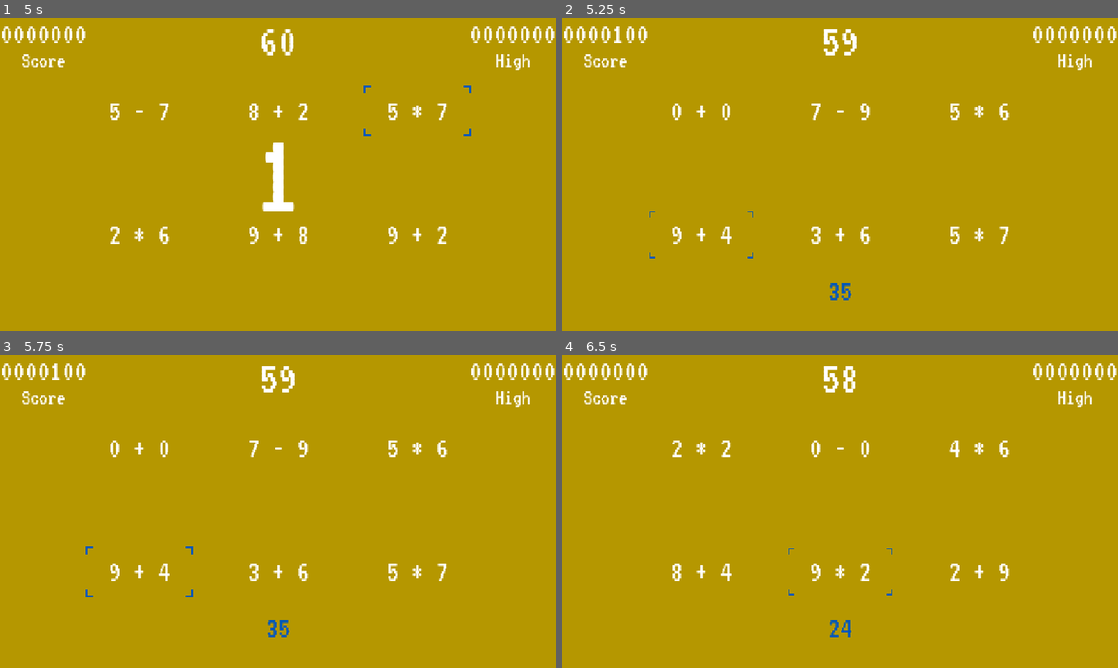
Above: before the commit, frames 1-4 (two rows, left to right).
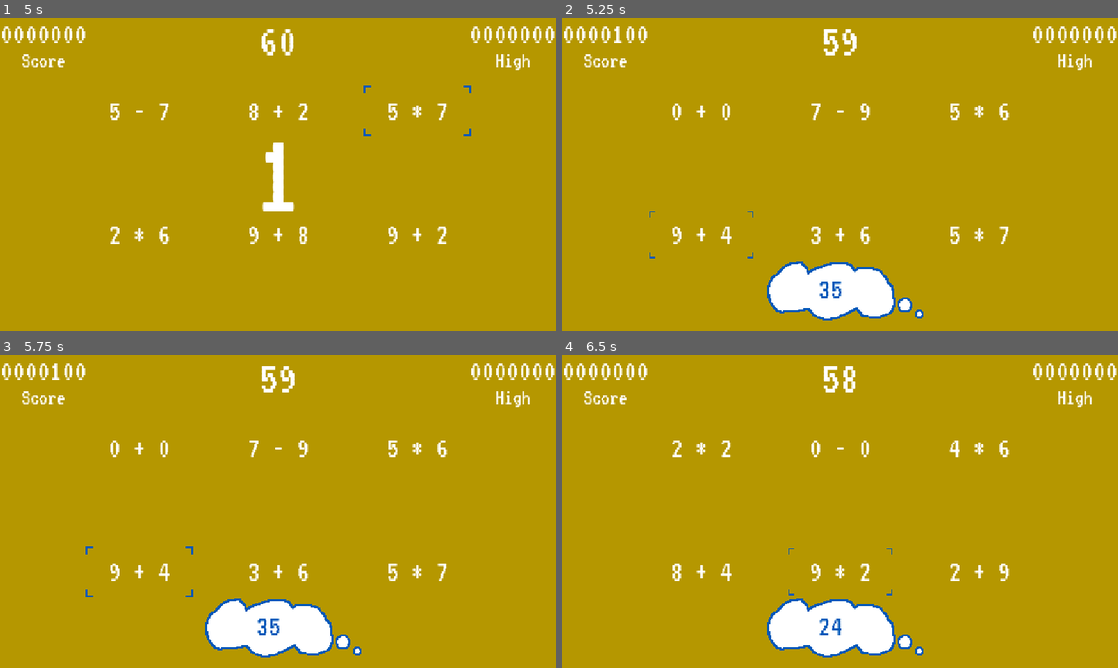
Above: after the commit, the same moments.

Repository: sdepouw/mathematics-and-cheese
Game: Godot game, scene res://Scenes/Root/root.tscn
Same seed, same stepped clock (60 frames per second), same inputs: the game is played once before the commit and once after it.
Inputs (mouse positions are in pixels of both pictures, inside the frame that each line leads up to):
- Up to frame 1 (5 s): tap Enter at 0.5 s; move the mouse to (400, 158) at 0.52 s; hold D (move_right) 0.53-1.28 s; tap Space (confirm) at 0.6, 1.25, 1.35, 2.75, 2.85, 3.5, 3.6, 4.35 s; click (400, 158) at 0.67 s; move the mouse to (166, 190) at 1.27 s; hold S (move_down) 1.28-2 s; click "Start Game" at 2 s; move the mouse to (139, 111) at 2.77 s; hold D (move_right) 2.78-3.53 s; click (139, 111) at 2.92 s; move the mouse to (278, 111) at 3.52 s; hold W (move_up) 3.53-4.28 s; click (278, 111) at 3.67 s; move the mouse to (417, 111) at 4.27 s; hold A (move_left) from 4.28 s (still down); click (417, 111) at 4.42 s
- Up to frame 2 (5.25 s): keep holding A (move_left); tap Space (confirm) at 5, 5.1 s; move the mouse to (701, 233) at 5.02 s; click (701, 233) at 5.17 s
- Up to frame 3 (5.75 s): keep holding A (move_left)
- Up to frame 4 (6.5 s): move the mouse to (840, 570) at 5.77 s; release A (move_left) at 5.78 s; hold S (move_down) from 5.78 s (still down); tap Space (confirm) at 5.85 s; click (840, 570) at 5.92 s

Frame 1 is identical in both runs. In frame 2, 3.6% of the frame differs, in the area x 36-65%, y 77-97%; in frame 3, 3.6%; in frame 4, 3.6%.

Commit message:
Add thought bubble to Game scene
May consider making the 'answer' area its own scene. Will have 3 nodes

Diff:
--- a/Game/Scenes/Game/game.gd
+++ b/Game/Scenes/Game/game.gd
@@ -7,7 +7,7 @@
 signal game_ended()
 
 @onready var _equation_board: EquationBoard = $EquationBoard
-@onready var _answer_to_hit_label: Label = $AnswerToHitLabel
+@onready var _answer_to_hit_label: Label = $ThoughtBubbleSprite/AnswerToHitLabel
 @onready var _hud: HUD = $HUD
 @onready var _game_timer: Timer = $GameTimer
 @onready var _countdown_timer: Timer = $CountdownTimer
--- a/Game/Scenes/Game/game.tscn
+++ b/Game/Scenes/Game/game.tscn
@@ -1,11 +1,41 @@
-[gd_scene load_steps=9 format=3 uid="uid://55o2ddpjh5ds"]
+[gd_scene load_steps=14 format=3 uid="uid://55o2ddpjh5ds"]
 
 [ext_resource type="Script" uid="uid://lv7n6cdct43x" path="res://Scenes/Game/game.gd" id="1_i1e5p"]
 [ext_resource type="PackedScene" uid="uid://cfdil1vt2522f" path="res://Scenes/HUD/hud.tscn" id="2_i1e5p"]
 [ext_resource type="PackedScene" uid="uid://c5b1rrrdeysj3" path="res://Scenes/EquationBoard/equation_board.tscn" id="3_flgk0"]
+[ext_resource type="Texture2D" uid="uid://dklqwpc1h5akg" path="res://Assets/Art/thought_bubble_sheet.png" id="4_vifcx"]
 [ext_resource type="AudioStream" uid="uid://7cc2l76edtum" path="res://Assets/Sounds/wrong.wav" id="5_ciybh"]
 [ext_resource type="PackedScene" uid="uid://csme42t8hpnid" path="res://Scenes/PauseScreen/pause_screen.tscn" id="6_flgk0"]
 [ext_resource type="AudioStream" uid="uid://c42nkfhvunfly" path="res://Assets/Sounds/correct.wav" id="6_vifcx"]
+
+[sub_resource type="AtlasTexture" id="AtlasTexture_xfil1"]
+atlas = ExtResource("4_vifcx")
+region = Rect2(0, 0, 400, 150)
+
+[sub_resource type="AtlasTexture" id="AtlasTexture_huoen"]
+atlas = ExtResource("4_vifcx")
+region = Rect2(400, 0, 400, 150)
+
+[sub_resource type="AtlasTexture" id="AtlasTexture_7jvlm"]
+atlas = ExtResource("4_vifcx")
+region = Rect2(800, 0, 400, 150)
+
+[sub_resource type="SpriteFrames" id="SpriteFrames_qtymf"]
+animations = [{
+"frames": [{
+"duration": 1.0,
+"texture": SubResource("AtlasTexture_xfil1")
+}, {
+"duration": 1.0,
+"texture": SubResource("AtlasTexture_huoen")
+}, {
+"duration": 1.0,
+"texture": SubResource("AtlasTexture_7jvlm")
+}],
+"loop": true,
+"name": &"thinking",
+"speed": 5.0
+}]
 
 [sub_resource type="InputEventAction" id="InputEventAction_ciybh"]
 action = &"confirm"
@@ -28,19 +58,26 @@
 visible = false
 position = Vector2(288, 192)
 
-[node name="AnswerToHitLabel" type="Label" parent="." groups=["GamePieces"]]
+[node name="ThoughtBubbleSprite" type="AnimatedSprite2D" parent="." groups=["GamePieces"]]
 visible = false
-anchors_preset = 7
+position = Vector2(596, 568)
+sprite_frames = SubResource("SpriteFrames_qtymf")
+animation = &"thinking"
+autoplay = "thinking"
+
+[node name="AnswerToHitLabel" type="Label" parent="ThoughtBubbleSprite" groups=["GamePieces"]]
+visible = false
+anchors_preset = 8
 anchor_left = 0.5
-anchor_top = 1.0
+anchor_top = 0.5
 anchor_right = 0.5
-anchor_bottom = 1.0
-offset_left = -20.0
-offset_top = -89.0
-offset_right = 20.0
-offset_bottom = -51.0
+anchor_bottom = 0.5
+offset_left = -329.5
+offset_top = -115.0
+offset_right = -150.5
+offset_bottom = -50.0
 grow_horizontal = 2
-grow_vertical = 0
+grow_vertical = 2
 theme_override_colors/font_color = Color(0, 0.341176, 0.72549, 1)
 text = "1"
 horizontal_alignment = 1
